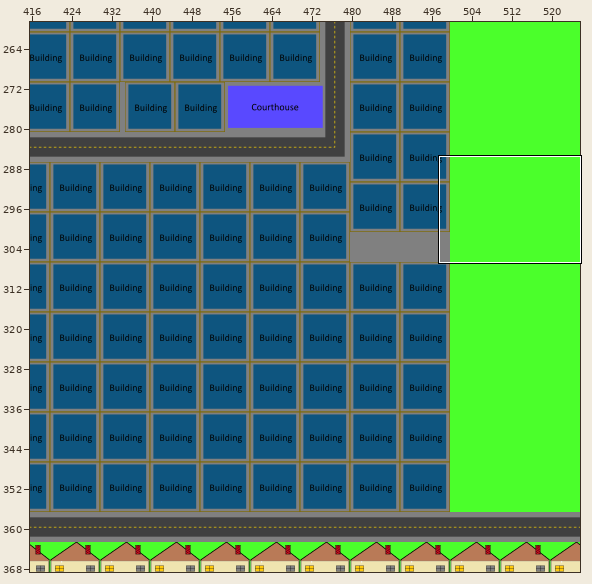
Tiled map -- Workspace/Game/core/assets/Map/map2.tmx. The first picture is a wide view before the edit; the outline marks the close-up.
Close-up. Earlier state:
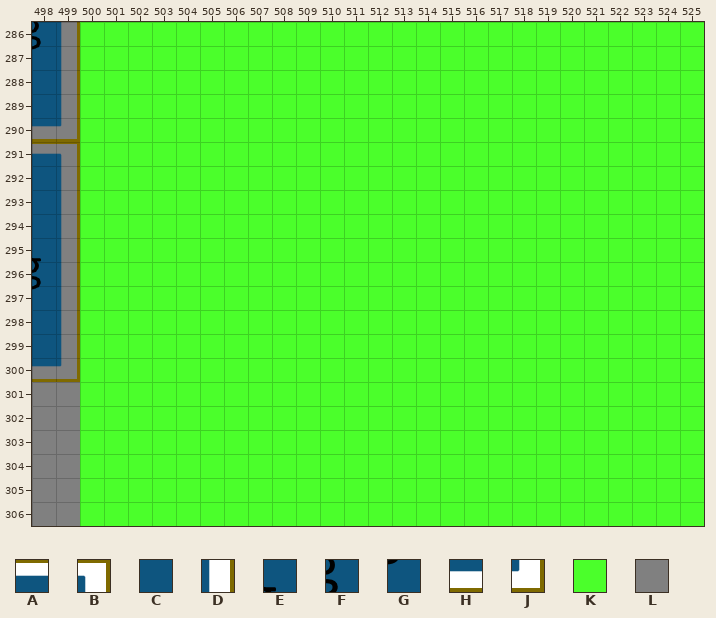
Cells are 32x32 px. Shown: x 498..525, y 286..306. The commit also changed other parts of the map, which this record leaves out.
Key: from "Building": A 1, B 9, C 11, D 19, E 48, F 58, G 68, H 91, J 99; from "Grass": K 0; from "Sidewalk": L 0.
_ is an empty cell, # one hidden under a higher layer.
Layer "Terrain Layer" before, first column x 498:
286 #LKKKKKKKKKKKKKKKKKKKKKKKKKK
287 #LKKKKKKKKKKKKKKKKKKKKKKKKKK
288 #LKKKKKKKKKKKKKKKKKKKKKKKKKK
289 #LKKKKKKKKKKKKKKKKKKKKKKKKKK
290 LLKKKKKKKKKKKKKKKKKKKKKKKKKK
291 LLKKKKKKKKKKKKKKKKKKKKKKKKKK
292 #LKKKKKKKKKKKKKKKKKKKKKKKKKK
293 #LKKKKKKKKKKKKKKKKKKKKKKKKKK
294 #LKKKKKKKKKKKKKKKKKKKKKKKKKK
295 #LKKKKKKKKKKKKKKKKKKKKKKKKKK
296 #LKKKKKKKKKKKKKKKKKKKKKKKKKK
297 #LKKKKKKKKKKKKKKKKKKKKKKKKKK
298 #LKKKKKKKKKKKKKKKKKKKKKKKKKK
299 #LKKKKKKKKKKKKKKKKKKKKKKKKKK
300 LLKKKKKKKKKKKKKKKKKKKKKKKKKK
301 LLKKKKKKKKKKKKKKKKKKKKKKKKKK
302 LLKKKKKKKKKKKKKKKKKKKKKKKKKK
303 LLKKKKKKKKKKKKKKKKKKKKKKKKKK
304 LLKKKKKKKKKKKKKKKKKKKKKKKKKK
305 LLKKKKKKKKKKKKKKKKKKKKKKKKKK
306 LLKKKKKKKKKKKKKKKKKKKKKKKKKK
Layer "Building Layer" before, first column x 498:
286 FD__________________________
287 GD__________________________
288 CD__________________________
289 CD__________________________
290 HJ__________________________
291 AB__________________________
292 CD__________________________
293 CD__________________________
294 CD__________________________
295 ED__________________________
296 FD__________________________
297 GD__________________________
298 CD__________________________
299 CD__________________________
300 HJ__________________________
301 ____________________________
302 ____________________________
303 ____________________________
304 ____________________________
305 ____________________________
306 ____________________________
After:
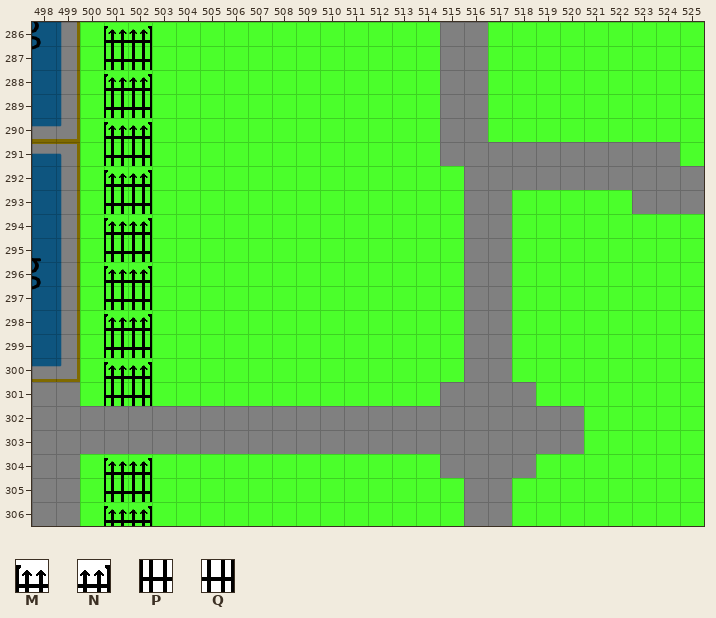
Further tiles: from "Fence": M 0, N 1, P 2, Q 3.
What changed:
{"where": "layer \"Terrain Layer\""}
{"y":286,"x":515,"old":"KK","new":"LL"}
{"y":287,"x":515,"old":"KK","new":"LL"}
{"y":288,"x":515,"old":"KK","new":"LL"}
{"y":289,"x":515,"old":"KK","new":"LL"}
{"y":290,"x":515,"old":"KK","new":"LL"}
{"y":291,"x":515,"old":"KKKKKKKKKK","new":"LLLLLLLLLL"}
{"y":292,"x":516,"old":"KKKKKKKKKK","new":"LLLLLLLLLL"}
{"y":293,"x":516,"old":"KK","new":"LL"}
{"y":293,"x":523,"old":"KKK","new":"LLL"}
{"y":294,"x":516,"old":"KK","new":"LL"}
{"y":295,"x":516,"old":"KK","new":"LL"}
{"y":296,"x":516,"old":"KK","new":"LL"}
{"y":297,"x":516,"old":"KK","new":"LL"}
{"y":298,"x":516,"old":"KK","new":"LL"}
{"y":299,"x":516,"old":"KK","new":"LL"}
{"y":300,"x":516,"old":"KK","new":"LL"}
{"y":301,"x":515,"old":"KKKK","new":"LLLL"}
{"y":302,"x":500,"old":"KKKKKKKKKKKKKKKKKKKKK","new":"LLLLLLLLLLLLLLLLLLLLL"}
{"y":303,"x":500,"old":"KKKKKKKKKKKKKKKKKKKKK","new":"LLLLLLLLLLLLLLLLLLLLL"}
{"y":304,"x":515,"old":"KKKK","new":"LLLL"}
{"y":305,"x":516,"old":"KK","new":"LL"}
{"y":306,"x":516,"old":"KK","new":"LL"}
{"where": "layer \"Building Layer\""}
{"y":286,"x":501,"old":"__","new":"MN"}
{"y":287,"x":501,"old":"__","new":"PQ"}
{"y":288,"x":501,"old":"__","new":"MN"}
{"y":289,"x":501,"old":"__","new":"PQ"}
{"y":290,"x":501,"old":"__","new":"MN"}
{"y":291,"x":501,"old":"__","new":"PQ"}
{"y":292,"x":501,"old":"__","new":"MN"}
{"y":293,"x":501,"old":"__","new":"PQ"}
{"y":294,"x":501,"old":"__","new":"MN"}
{"y":295,"x":501,"old":"__","new":"PQ"}
{"y":296,"x":501,"old":"__","new":"MN"}
{"y":297,"x":501,"old":"__","new":"PQ"}
{"y":298,"x":501,"old":"__","new":"MN"}
{"y":299,"x":501,"old":"__","new":"PQ"}
{"y":300,"x":501,"old":"__","new":"MN"}
{"y":301,"x":501,"old":"__","new":"PQ"}
{"y":304,"x":501,"old":"__","new":"MN"}
{"y":305,"x":501,"old":"__","new":"PQ"}
{"y":306,"x":501,"old":"__","new":"MN"}
{"label":"changed","picture_box":[80,22,704,526]}
